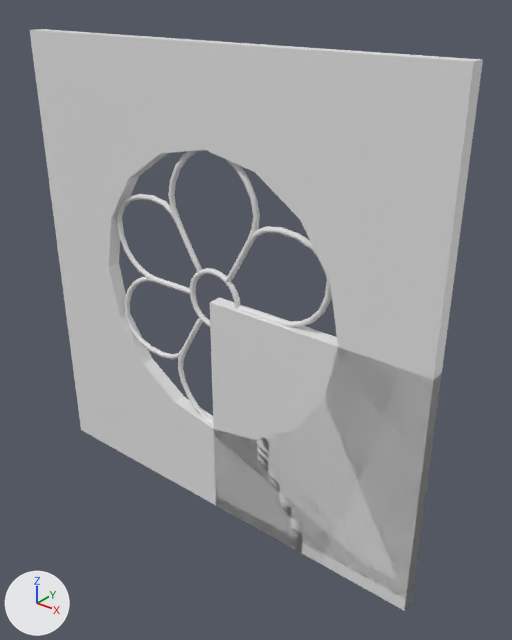
An edit to the Blender file Assets/Meshes/Wall.blend, drawn before and after from the same camera.
The view is the same before and after, from a 50 mm camera at (3.25, -8.1, 8.84) aimed at (-3.4, 0.23, 3.68). Every picture has the same lights, and +X, +Y and +Z are marked at lower left. Materials are left out; every surface is plain grey.

In view in the first picture: 'LOD_A_Wall', 'LOD_A_Wall_8x8_Circle_Window'.
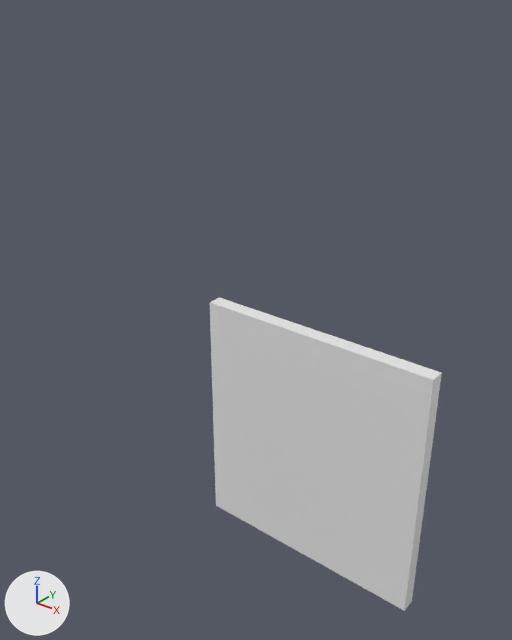
Location of each change, [x1, y1, x2, y2] in pixels of the pictures (512 x 640 px):
'LOD_A_Wall_8x8_Circle_Window', hidden
    before: [30, 29, 483, 611]

Diff of the bpy script that builds the scene:
```diff
--- a/Assets/Meshes/Wall.blend.py
+++ b/Assets/Meshes/Wall.blend.py
@@ ob_lod_a_wall_8x8_circle_window @@
 ob_lod_a_wall_8x8_circle_window.location = (0.0, 0.0, 0.0)
+ob_lod_a_wall_8x8_circle_window.hide_set(True)
```
